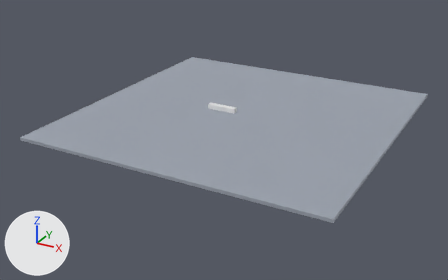
An edit to the glTF model assets/levels/level-001.glb, drawn before and after from the same camera.
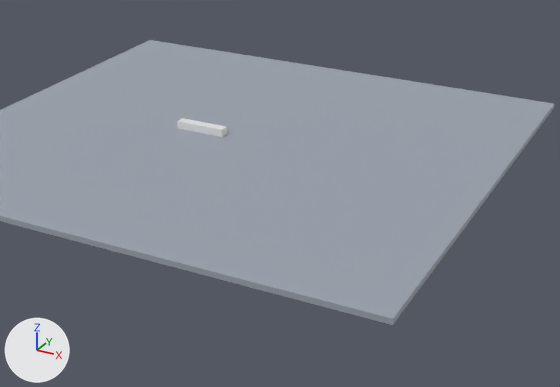
Each version appears first whole from a 50 mm lens placed at (88.1, -172.4, 74.8), pointed at (-3.3, -6.2, -8.3), and next in a close-up on the part from 23% to 96% of the width and 12% to 93% of the height. Every picture has the same lights, and +X, +Y and +Z are marked at lower left. Where no turn or scale is listed for an object, it has been applied to the vertices. Vertices at the same position are counted once.

The scene before the commit, as lines of its bpy script (objects in view):
```python
me_cube_004 = bpy.data.meshes.new('Cube.004')
me_cube_004.from_pydata(...)  # a box spanning x -5.0..5.0, y -1.0..1.0, z -1.0..1.0
me_cube_006 = bpy.data.meshes.new('Cube.006')
me_cube_006.from_pydata(...)  # a box spanning x -50.0..50.0, y -50.0..50.0, z -0.5..0.5
me_cube_006.materials.append(mat_slate_400)  # grey #9ca3af
ob_cube_002 = bpy.data.objects.new('Cube.002', me_cube_004)
ob_cube_002.location = (-7.4, 0.0, 0.0)
ob_floor_002 = bpy.data.objects.new('Floor.002', me_cube_006)
ob_floor_002.location = (0.0, 0.0, -1.0)
```
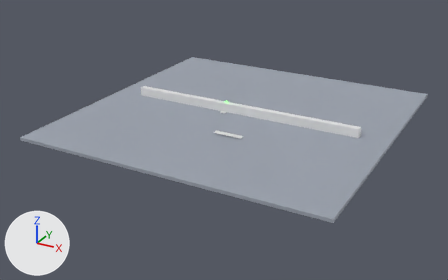
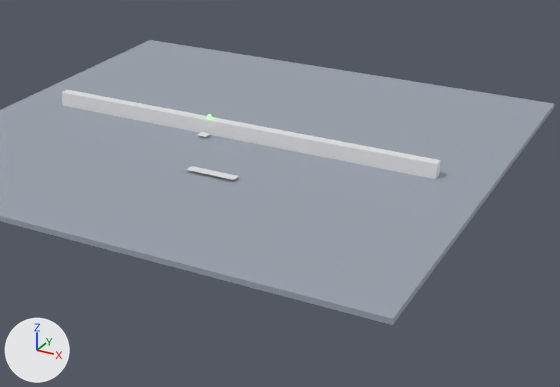
Where the newer file only moved an object's origin or applied its transform, the numbers keep the older frame.

What differs and where, as boxes [x1, y1, x2, y2] in the close-ups (560 x 387 px):
'Cube.002', mesh rescaled (645% wider, 350% taller)
    before: [177, 118, 227, 137]
    after: [62, 90, 441, 179]
'CustomerSpawner', added
    after: [186, 166, 238, 180]

Edits to the bpy script that builds the scene:
```text
Change me_cube_004:
    where me_cube_004.from_pydata(...)  # 8 vertices, 12 faces; spans x -5.0..5.0, y -1.0..1.0, z -1.0..1.0
    used by ob_cube_002; location = (-7.4, 0.0, 0.0)
    me_cube_004 part 1: the whole mesh is scaled about its middle by (8.07, 1, 2.43), then moved by (7.42, 0.0, 0.0)
Add me_plane_004:
    me_plane_004.from_pydata([(-4.8, -1.0, 0.0), (4.8, -1.0, 0.0), (-4.8, 1.0, 0.0), (4.8, 1.0, 0.0)], [], [(0, 1, 3), (0, 3, 2)])
Add ob_customerspawner:
    ob_customerspawner = bpy.data.objects.new('CustomerSpawner', me_plane_004)
    ob_customerspawner.location = (4.9, -18.5, 0.0)
```
